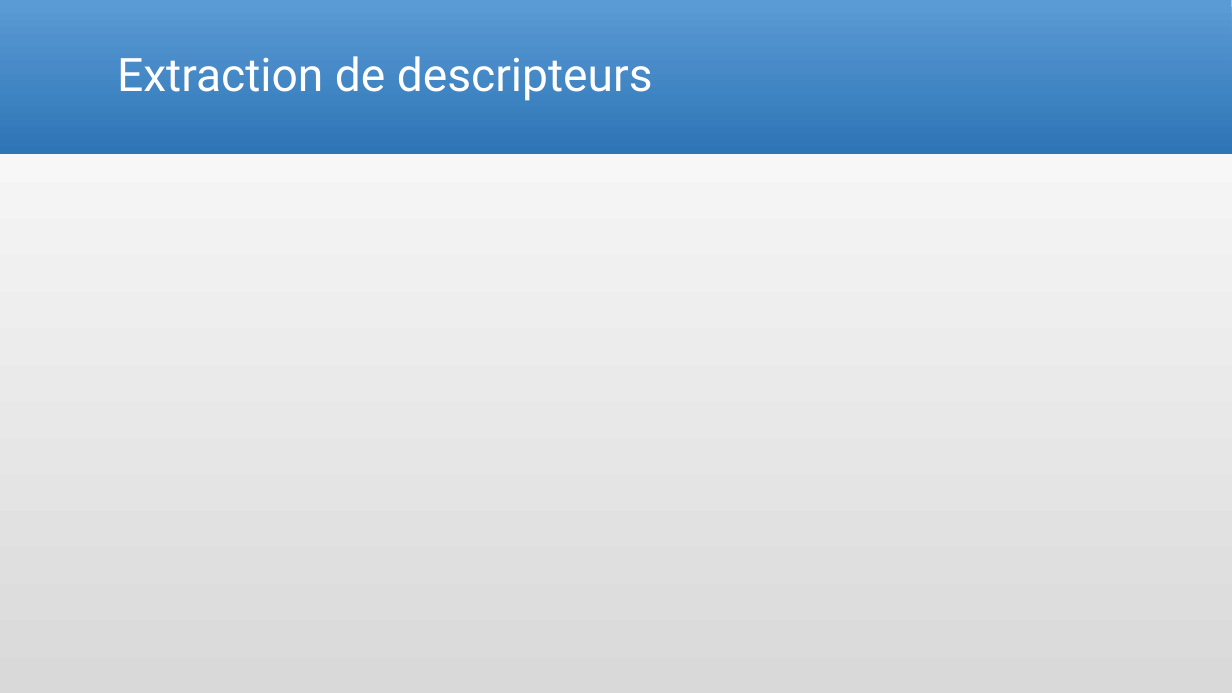
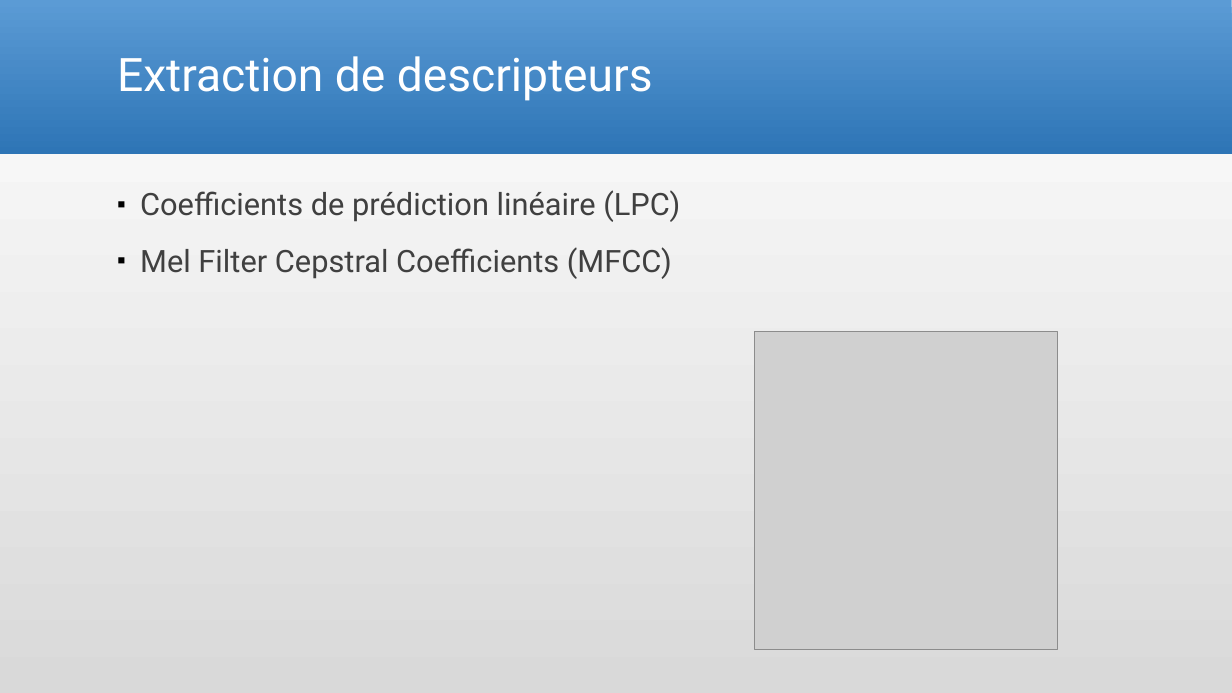
Before and after one commit to Arcyno/tl_voix, a slide deck: slide 5 of Presentation.pptx. Drawn at 1232x693 pixels with LibreOffice and Linux fonts; fonts in the diff are those of the drawing; grey boxes stand for pictures. Boxes give left, top, right and bottom in pixels: in the first picture for what was removed or moved away, otherwise in the second. Text is boxed around its words. In the diff, an @@ line names an element or a change of style, - is before the commit and + after.

```diff
--- a/Presentation.pptx
+++ b/Presentation.pptx
@@ text added at <box>140,190,680,279</box>, 24 pt, text #404040 @@
+▪ Coefficients de prédiction linéaire (LPC)
+▪ Mel Filter Cepstral Coefficients (MFCC)
@@ picture added at <box>754,332,1057,650</box> @@
```
Also in this commit, not shown: 8 other slides changed, 6 other files.
